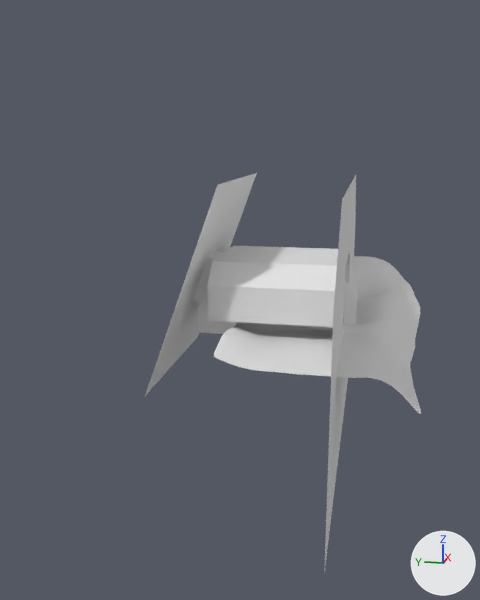
Renders of the Blender file Planning/ProjectBlends/Levels.blend from each side of a commit.
Rendered twice from a 50 mm lens placed at (-67.9, -4.4, 19.9), pointed at (-1.3, 9.0, 3.3). Arrows for +X, +Y and +Z are at lower right; the lights stay in place. The same objects are shown in both versions, whatever each file hides.

The first picture shows 'Level1', 'Level6'.
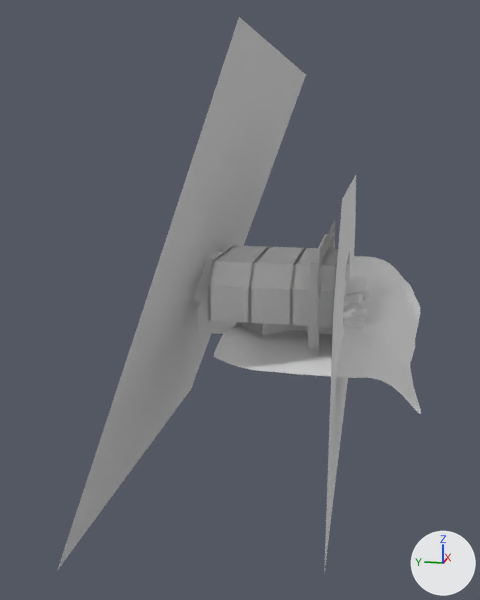
Pixel boxes (x1, y1, x2, y2) of what changed, in the pictures (480 x 600 px):
'Level1', reshaped (41% wider, 39% taller): before (145, 173, 356, 573); after (58, 17, 356, 573)
'Level6', reshaped (24% taller): before (214, 256, 421, 414); after (214, 218, 421, 414)
part 1 of me_plane, built on: before (145, 173, 257, 396); after (58, 17, 337, 569)
part 2 of me_plane_005, added: after (242, 218, 367, 377)

The change, as a diff of the scene's bpy script:
```diff
--- a/Planning/ProjectBlends/Levels.blend.py
+++ b/Planning/ProjectBlends/Levels.blend.py
@@ me_plane @@
 # used by ob_level1; location = (0.0, 0.0, 0.0)
-me_plane.from_pydata(...)  # 126 vertices, 118 faces; spans x -23.9..23.9, y -2.0..16.7, z -12.0..15.8
+me_plane.from_pydata(...)  # 478 vertices, 430 faces; spans x -23.9..23.9, y -2.0..20.9, z -16.4..27.6
+# me_plane part 1: 4 vertices moved from x -10.1..10.1, y 9.2..16.7, z -4.6..15.8 to x -21.7..21.7, y 4.9..20.9, z -16.4..27.6; 352 vertices added at x -7.0..7.0, y -1.3..13.8, z 2.5..8.0
@@ me_plane_005 @@
 # used by ob_level6; location = (0.0, 0.0, 0.0)
-me_plane_005.from_pydata(...)  # 756 vertices, 700 faces; spans x -16.4..17.9, y -9.9..8.7, z -2.1..6.5
+me_plane_005.from_pydata(...)  # 1626 vertices, 1543 faces; spans x -16.4..17.9, y -9.9..8.7, z -2.1..10.6
+# me_plane_005 part 2: 870 vertices added at x -11.7..11.7, y -4.1..8.1, z -1.2..10.6
```
